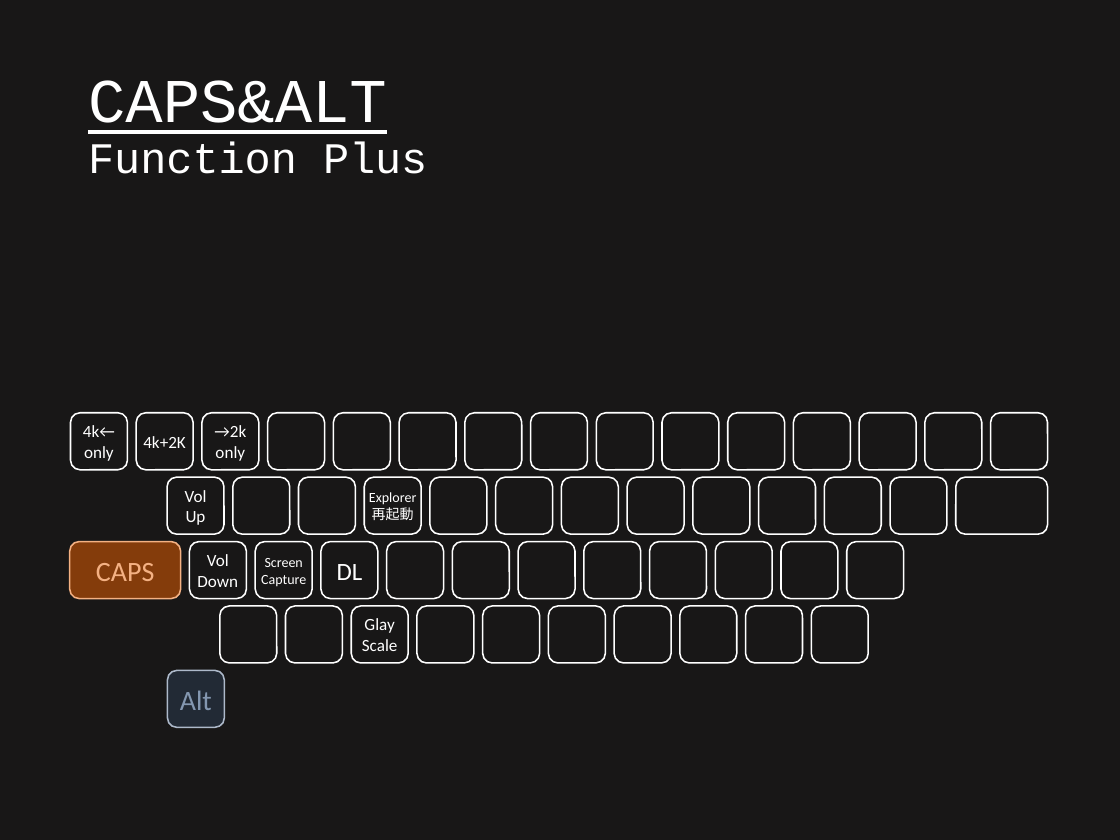
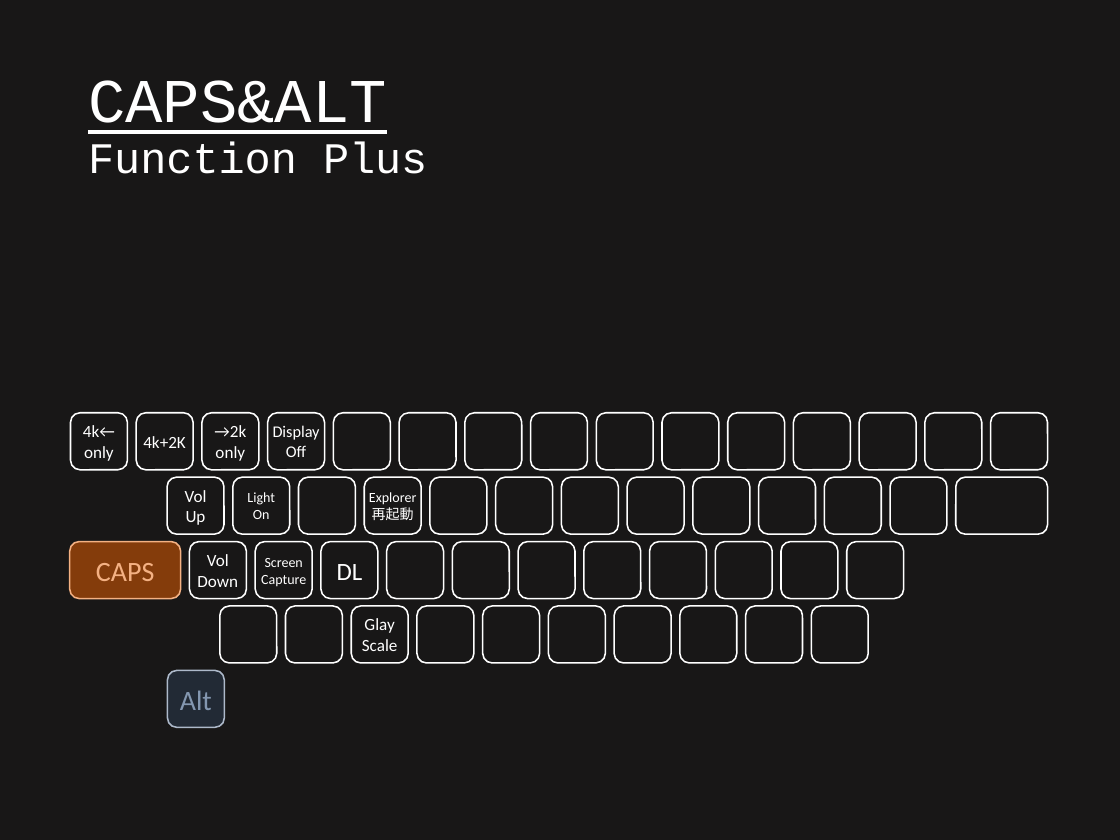
Before and after one commit to ittooo66/myAHK, a slide deck: slide 4 of MANUAL.pptx. Drawn at 1120x840 pixels with LibreOffice and Linux fonts; fonts in the diff are those of the drawing. Boxes give left, top, right and bottom in pixels: in the first picture for what was removed or moved away, otherwise in the second. Text is boxed around its words. In the diff, an @@ line names an element or a change of style, - is before the commit and + after.

Commit message:
Manual更新

```diff
--- a/MANUAL.pptx
+++ b/MANUAL.pptx
@@ text in rounded rectangle at box(273, 425, 320, 457): text added @@
+Display
+Off
@@ text in rounded rectangle at box(247, 492, 275, 519): text added @@
+Light
+On
```
